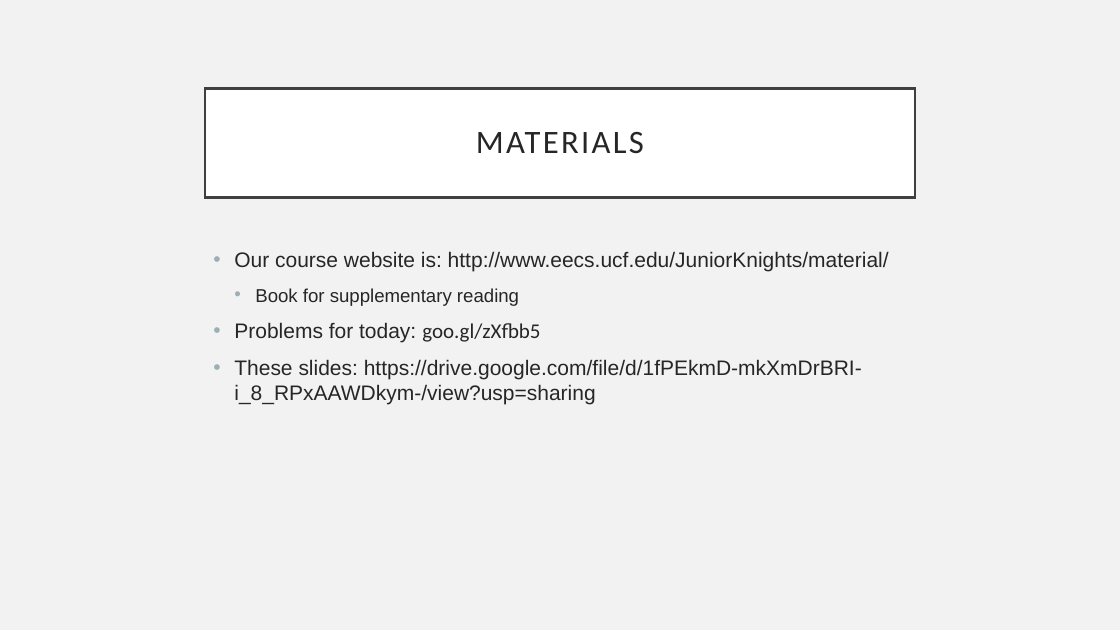
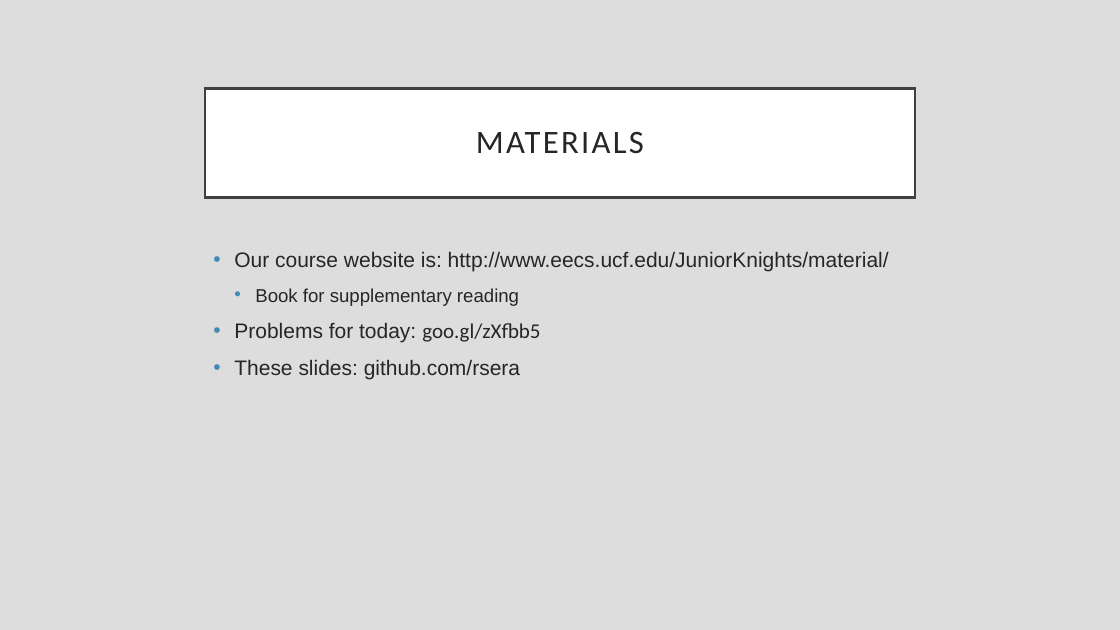
Before and after one commit to rsera/Junior-Knights, a slide deck: slide 31 of Python Day 1 IO.pptx (slide 21 before the commit). Drawn at 1120x630 pixels with LibreOffice and Linux fonts; fonts in the diff are those of the drawing. Boxes give left, top, right and bottom in pixels: in the first picture for what was removed or moved away, otherwise in the second. Text is boxed around its words. In the diff, an @@ line names an element or a change of style, - is before the commit and + after.

```diff
--- a/Python Day 1 IO.pptx
+++ b/Python Day 1 IO.pptx
@@ background #F2F2F2 to #DDDDDD @@
@@ text at bbox=[234, 251, 889, 342]: bullet colour #9BAFB5 to #418AB3 @@
@@ text at bbox=[234, 359, 520, 379]: text changed @@
-• These slides: https://drive.google.com/file/d/1fPEkmD-mkXmDrBRI-i_8_RPxAAWDkym-/view?usp=sharing
+• These slides: github.com/rsera
```
Also in this commit, not shown: 20 other slides changed, 10 slides added, 4 other files.
